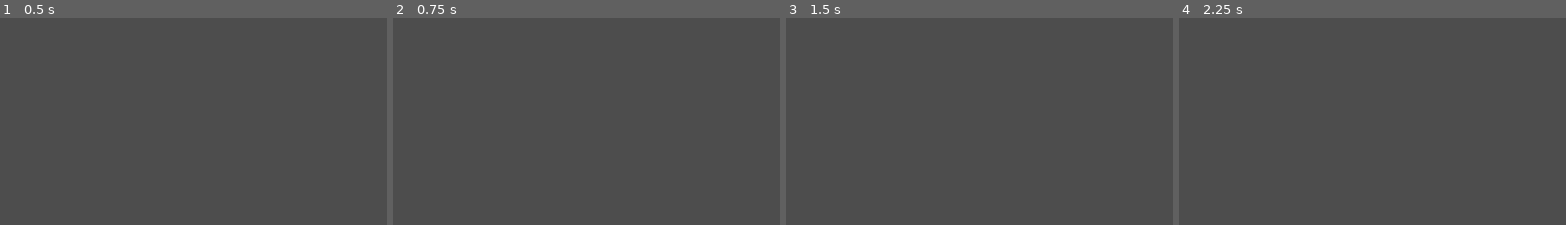
Above: before the commit, frames 1-4 (left to right).
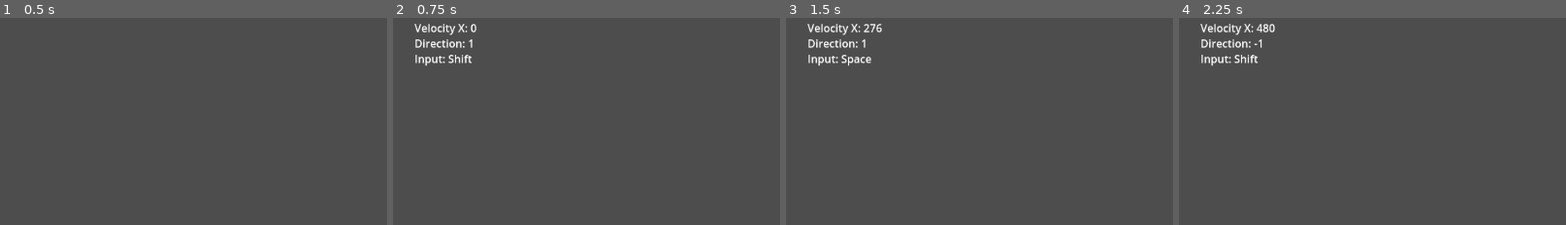
Above: after the commit, the same moments.

Repository: NxKuma/ISCS_Platformer
Game: Godot game, scene res://Scene/Main.tscn
Same seed, same stepped clock (60 frames per second), same inputs: the game is played once before the commit and once after it. The engine's default icon, where the game draws it, is replaced by a stand-in: a white triangle on a blue panel in a dark square.
Inputs:
- Up to frame 1 (0.5 s): no input
- Up to frame 2 (0.75 s): hold D (Right) from 0.53 s (still down); hold Shift (Run) from 0.53 s (still down)
- Up to frame 3 (1.5 s): keep holding D (Right); release Shift (Run) at 1.28 s; tap Space (Space) at 1.35 s
- Up to frame 4 (2.25 s): release D (Right) at 2.03 s; hold A (Left) from 2.03 s (still down); hold Shift (Run) from 2.03 s (still down)
The pictures show only the part of the screen within x 0-50%, y 0-50%; the shares and areas given below are measured in that part.

Frame 1 is identical in both runs. In frame 2, 1.0% of the frame differs, in the area x 5-22%, y 2-24%; in frame 3, 1.1%, in the area x 5-25%, y 2-24%; in frame 4, 1.1%.

Commit message:
Added Debug

Diff:
--- a/Scene/Main.tscn
+++ b/Scene/Main.tscn
@@ -1,7 +1,8 @@
-[gd_scene load_steps=5 format=3 uid="uid://8ant17f7e4a3"]
+[gd_scene load_steps=6 format=3 uid="uid://8ant17f7e4a3"]
 
 [ext_resource type="Texture2D" uid="uid://5oontj5cffwx" path="res://icon.svg" id="1_fdxyj"]
 [ext_resource type="PackedScene" uid="uid://clrutr0or0pac" path="res://Scene/Character.tscn" id="1_vs660"]
+[ext_resource type="PackedScene" uid="uid://bwuvwpnvlh852" path="res://Scene/debug_layer.tscn" id="1_xi5u4"]
 
 [sub_resource type="WorldBoundaryShape2D" id="WorldBoundaryShape2D_mkhhk"]
 
@@ -9,6 +10,8 @@
 size = Vector2(113.691, 221.962)
 
 [node name="Main" type="Node2D"]
+
+[node name="DebugLayer" parent="." instance=ExtResource("1_xi5u4")]
 
 [node name="Icon" type="Sprite2D" parent="."]
 position = Vector2(587, 809.5)
--- /dev/null
+++ b/Scene/debug_layer.tscn
@@ -0,0 +1,27 @@
+[gd_scene format=3 uid="uid://bwuvwpnvlh852"]
+
+[node name="DebugLayer" type="CanvasLayer"]
+
+[node name="Control" type="Control" parent="."]
+layout_mode = 3
+anchors_preset = 15
+anchor_right = 1.0
+anchor_bottom = 1.0
+grow_horizontal = 2
+grow_vertical = 2
+
+[node name="MarginContainer" type="MarginContainer" parent="Control"]
+layout_mode = 1
+anchors_preset = 15
+anchor_right = 1.0
+anchor_bottom = 1.0
+grow_horizontal = 2
+grow_vertical = 2
+theme_override_constants/margin_left = 32
+theme_override_constants/margin_top = 32
+theme_override_constants/margin_right = 32
+theme_override_constants/margin_bottom = 32
+
+[node name="RichTextLabel" type="RichTextLabel" parent="Control/MarginContainer"]
+layout_mode = 2
+bbcode_enabled = true
--- a/Scripts/Player.gd
+++ b/Scripts/Player.gd
@@ -2,23 +2,23 @@
 
 # Get the gravity from the project settings to be synced with RigidBody nodes.
 var gravity: float = ProjectSettings.get_setting("physics/2d/default_gravity")
+var jump_left: int = 2
+
+@onready var debug: CanvasLayer = $"../DebugLayer"
 
 @export var walk_speed: int = 350
 @export var run_speed: int = 500
 @export var jump_velocity: float = -600.0
+
 @export_range(1,2) var gravity_level: float = 1
 @export_range(0,1) var jump_deccelerate: float = 0.5
 @export_range(0,1) var deccelerate: float = 0.1
 @export_range(0,1) var accelerate: float = 0.1
 
-var jump_left: int = 2
-
 func _ready():
 	gravity *= gravity_level
 
 func _physics_process(delta):
-
-
 	# Add the gravity.
 	if not is_on_floor():
 		velocity.y += gravity * delta
@@ -63,10 +63,16 @@
 	elif Input.is_action_pressed("Right"):
 		if velocity.x < speed_limit:
 			velocity.x += direction * speed *accelerate
-
 	else:
 		velocity.x = move_toward(velocity.x, 0, speed*deccelerate)
 
-	#print(velocity.x)
-	print(jump_velocity)
 	move_and_slide()
+
+#-----------------------------------------------------------------------------------------------
+	#var label:RichTextLabel = debug.get_child(0).get_child(0).get_child(0)
+	#label.set_text("Velocity X: " + str(snappedf(velocity.x,0.01)) + "\nDirection: " + str(direction))
+
+func _input(event):
+	var label:RichTextLabel = debug.get_child(0).get_child(0).get_child(0)
+	var direction = Input.get_axis("Left", "Right")
+	label.set_text("Velocity X: " + str(snappedf(velocity.x,0.01)) + "\nDirection: " + str(direction) + "\nInput: " + event.as_text())
